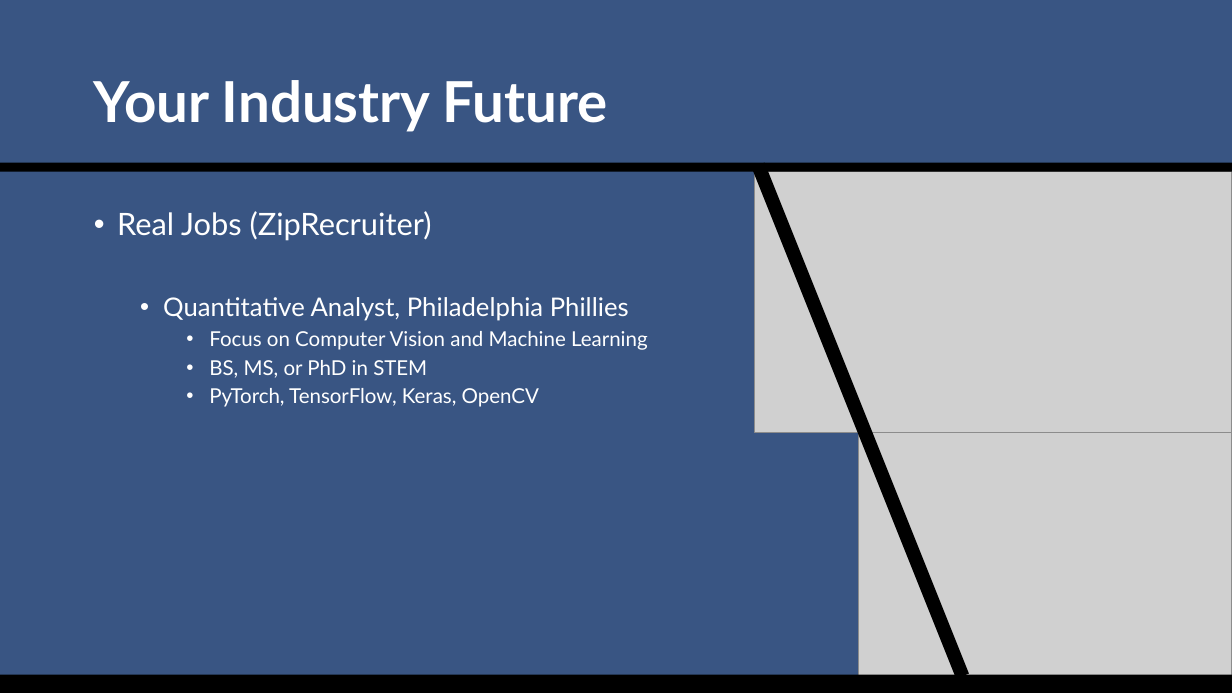
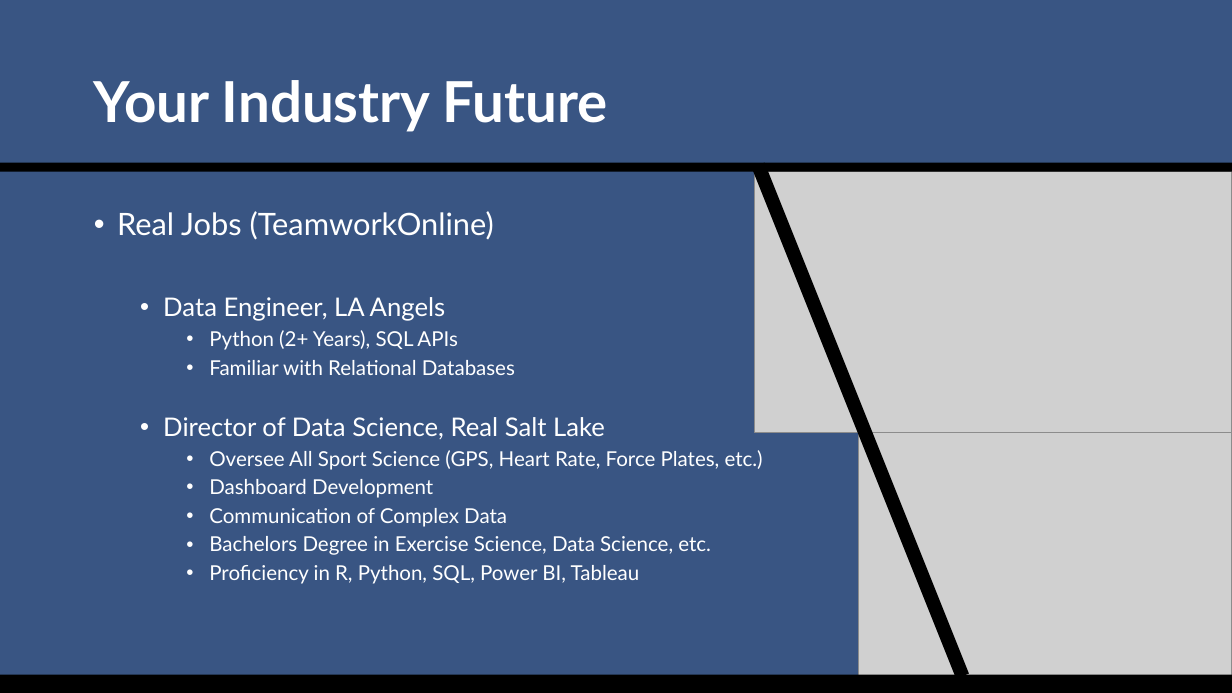
Before and after one commit to SuperMarioGiacomazzo/STOR538_WEBSITE, a slide deck: slide 19 of Slides/Sports Analytics 3/Sports_Analytics_3_Lecture.pptx (slide 20 before the commit). Drawn at 1232x693 pixels with LibreOffice and Linux fonts; fonts in the diff are those of the drawing; grey boxes stand for pictures. Boxes give left, top, right and bottom in pixels: in the first picture for what was removed or moved away, otherwise in the second. Text is boxed around its words. In the diff, an @@ line names an element or a change of style, - is before the commit and + after.

```diff
--- a/Slides/Sports Analytics 3/Sports_Analytics_3_Lecture.pptx
+++ b/Slides/Sports Analytics 3/Sports_Analytics_3_Lecture.pptx
@@ text at bbox=[117, 211, 763, 584]: text changed @@
-• Real Jobs (ZipRecruiter)
-  • Quantitative Analyst, Philadelphia Phillies
-    • Focus on Computer Vision and Machine Learning
-    • BS, MS, or PhD in STEM
-    • PyTorch, TensorFlow, Keras, OpenCV
+• Real Jobs (TeamworkOnline)
+  • Data Engineer, LA Angels
+    • Python (2+ Years), SQL APIs
+    • Familiar with Relational Databases
+  • Director of Data Science, Real Salt Lake
+    • Oversee All Sport Science (GPS, Heart Rate, Force Plates, etc.)
+    • Dashboard Development
+    • Communication of Complex Data
+    • Bachelors Degree in Exercise Science, Data Science, etc.
+    • Proficiency in R, Python, SQL, Power BI, Tableau
```
Also in this commit, not shown: 6 other slides changed, 1 slide added, 1 other file.
